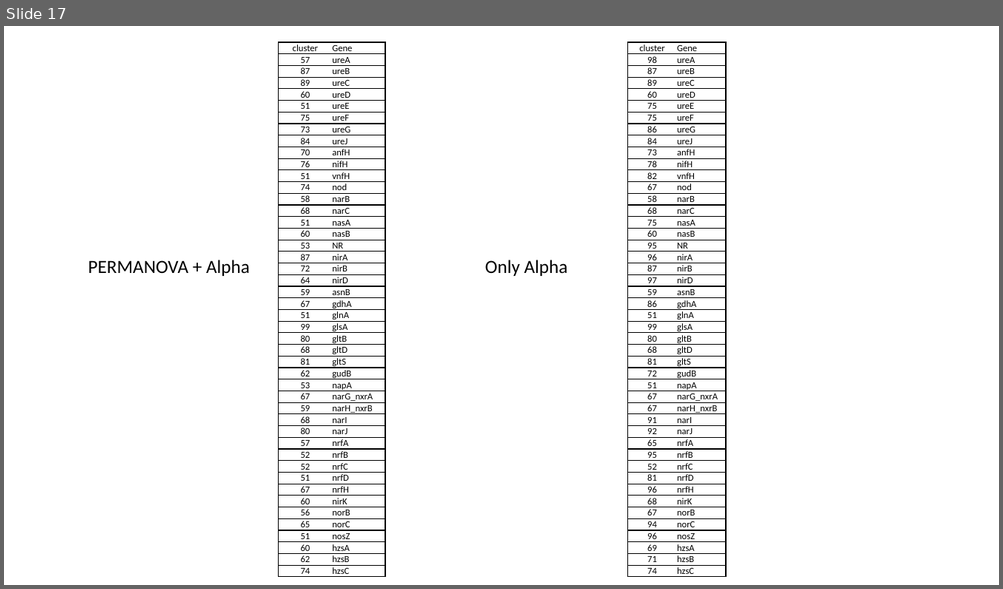
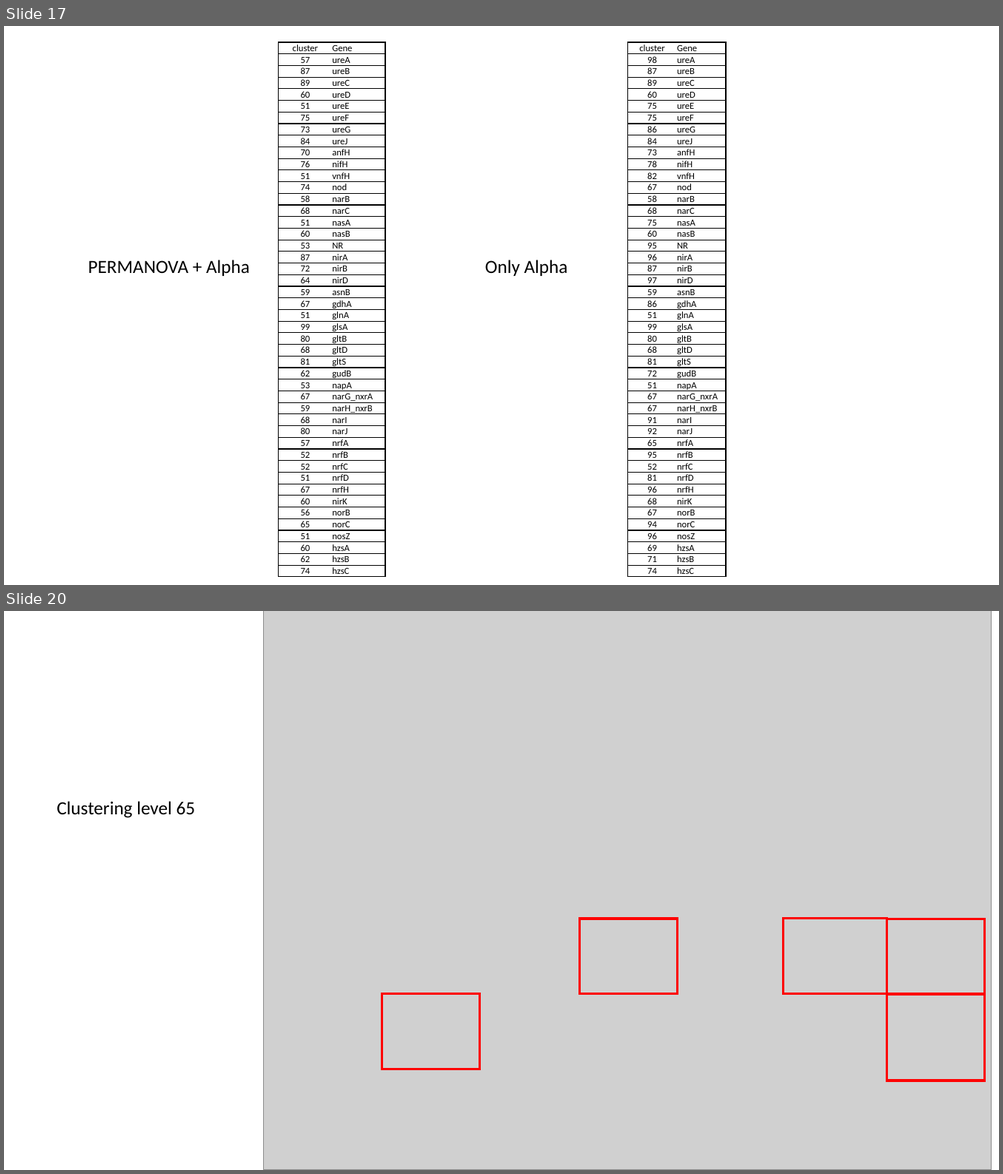
Before and after one commit to oshopina/HF_nitrogen, a slide deck: Nitrogen_paper_v2.pptx. Shown one above the other, each under a label of ours: slide 17 before the commit, slides 17 and 20 after it; the slides between them are not shown. The pictures are 1003x589 and 1003x1174 pixels, drawn with LibreOffice and Linux fonts; fonts in the diff are those of the drawing; grey boxes stand for pictures. Boxes give left, top, right and bottom in pixels: in the first picture for what was removed or moved away, otherwise in the second. Text is boxed around its words. In the diff, an @@ line names an element or a change of style, - is before the commit and + after.

Commit message:
Olga added singleM clustering results for distinct clustering levelc (65 and 85)

```diff
--- a/Nitrogen_paper_v2.pptx
+++ b/Nitrogen_paper_v2.pptx
@@ slide 20 added at (4, 611, 999, 1170), background #FFFFFF @@
@@ picture added at (264, 611, 991, 1170) @@
@@ text added at (57, 801, 196, 818), 18 pt, text #000000 @@
+Clustering level 65
@@ rectangle added at (579, 919, 677, 994), outline #FF0000 2.25 pt @@
@@ rectangle added at (783, 918, 886, 994), outline #FF0000 2.25 pt @@
@@ rectangle added at (887, 919, 984, 994), outline #FF0000 2.25 pt @@
@@ rectangle added at (381, 994, 479, 1069), outline #FF0000 2.25 pt @@
@@ rectangle added at (887, 994, 984, 1081), outline #FF0000 2.25 pt @@
```
Also in this commit, not shown: 2 slides changed, 2 other slides added, 2 other files.
